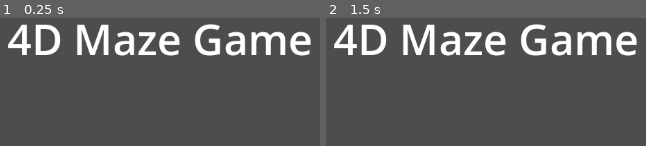
Above: before the commit, frames 1-2 (left to right).
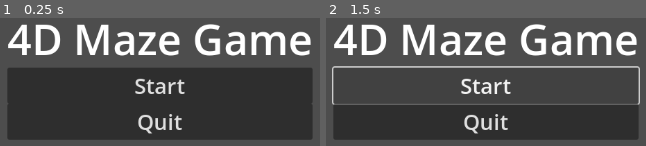
Above: after the commit, the same moments.

Repository: George-Gardiner/4DMaze
Game: Godot game, scene res://Assets/Scenes/Menus/main_menu.tscn
The game is run twice, just before and just after one commit, with the same random seed, the same clock (stepped at 60 frames per second) and the same inputs. The project has no main scene, so this scene is started directly.
Inputs (mouse positions are in pixels of both pictures, inside the frame that each line leads up to):
- Up to frame 1 (0.25 s): no input
- Up to frame 2 (1.5 s): click (486, 85) at 0.5 s, where only the run after the commit has a clickable "Start"; click (486, 85) at 1.25 s, where only the run after the commit has a clickable "Start"

The runs differ from the first frame. In frame 1, 53% of the frame differs, in the area x 2-98%, y 39-96%; in frame 2, 28%.

Commit message:
added button theme and added quit button to main menu

Diff:
--- a/Assets/Scenes/Menus/main_menu.tscn
+++ b/Assets/Scenes/Menus/main_menu.tscn
@@ -1,6 +1,7 @@
-[gd_scene load_steps=2 format=3 uid="uid://bmwkhayj5ssge"]
+[gd_scene load_steps=3 format=3 uid="uid://bmwkhayj5ssge"]
 
 [ext_resource type="Script" path="res://Assets/Scenes/Menus/main_menu.gd" id="1_ymrbq"]
+[ext_resource type="Theme" uid="uid://yhbsh4ritb6r" path="res://Assets/button_theme.tres" id="2_plecq"]
 
 [node name="MainMenu" type="Node2D"]
 script = ExtResource("1_ymrbq")
@@ -19,3 +20,13 @@
 layout_mode = 2
 theme_override_font_sizes/font_size = 61
 text = "4D Maze Game"
+
+[node name="Button" type="Button" parent="MarginContainer/VBoxContainer"]
+layout_mode = 2
+theme = ExtResource("2_plecq")
+text = "Start"
+
+[node name="Button2" type="Button" parent="MarginContainer/VBoxContainer"]
+layout_mode = 2
+theme = ExtResource("2_plecq")
+text = "Quit"
--- a/Assets/Scenes/Menus/pause_menu.tscn
+++ b/Assets/Scenes/Menus/pause_menu.tscn
@@ -1,6 +1,7 @@
-[gd_scene load_steps=2 format=3 uid="uid://23365eoul53x"]
+[gd_scene load_steps=3 format=3 uid="uid://23365eoul53x"]
 
 [ext_resource type="Script" path="res://Assets/Scenes/Menus/pause_menu.gd" id="1_o87ae"]
+[ext_resource type="Theme" uid="uid://yhbsh4ritb6r" path="res://Assets/button_theme.tres" id="2_a4es5"]
 
 [node name="PauseMenu" type="Control"]
 layout_mode = 3
@@ -40,12 +41,12 @@
 
 [node name="ReturnButton" type="Button" parent="MarginContainer/VBoxContainer"]
 layout_mode = 2
-theme_override_font_sizes/font_size = 31
+theme = ExtResource("2_a4es5")
 text = "Return To Game"
 
 [node name="MainMenuButton" type="Button" parent="MarginContainer/VBoxContainer"]
 layout_mode = 2
-theme_override_font_sizes/font_size = 31
+theme = ExtResource("2_a4es5")
 text = "Quit To Main Menu"
 
 [node name="VerticalInvert" type="CheckButton" parent="MarginContainer/VBoxContainer"]
--- /dev/null
+++ b/Assets/button_theme.tres
@@ -0,0 +1,4 @@
+[gd_resource type="Theme" format=3 uid="uid://yhbsh4ritb6r"]
+
+[resource]
+default_font_size = 31
